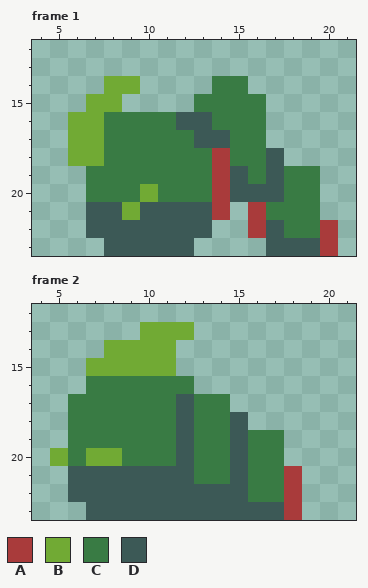
Edited in one commit: pixel-art file (res/crawler-hurt.ase). The picture above was drawn from the file before the commit.
24x24 pixels, 2 frames. Shown: frame 1: x 4..21, y 12..23; frame 2: x 4..21, y 12..23.
Palette (. is transparent): A #a93b3b  B #71aa34  C #397b44  D #3c5956
New version:
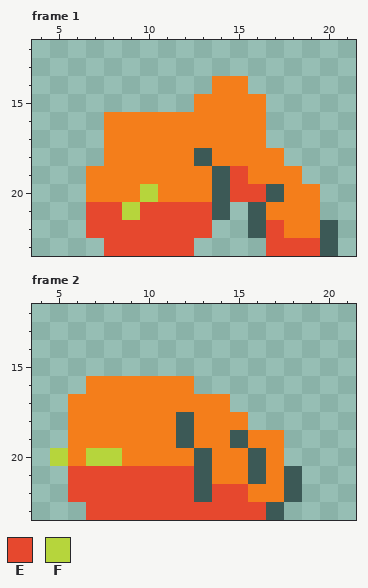
Colours new in this view: E #e6482e  F #b6d53c
Change:
{"colour":"C","old":"#397b44","new":"#f47e1b"}
{"where": "frame 1"}
{"frame":1,"y":14,"x":8,"old":"BB","new":".."}
{"frame":1,"y":15,"x":7,"old":"BB","new":".."}
{"frame":1,"y":16,"x":6,"old":"BB","new":".."}
{"frame":1,"y":16,"x":12,"old":"DD","new":"CC"}
{"frame":1,"y":17,"x":6,"old":"BB","new":".."}
{"frame":1,"y":17,"x":13,"old":"DD","new":"CC"}
{"frame":1,"y":18,"x":6,"old":"BB","new":".."}
{"frame":1,"y":18,"x":13,"old":"CA","new":"DC"}
{"frame":1,"y":18,"x":17,"old":"D","new":"C"}
{"frame":1,"y":19,"x":14,"old":"AD","new":"DE"}
{"frame":1,"y":19,"x":17,"old":"D","new":"C"}
{"frame":1,"y":19,"x":19,"old":"C","new":"."}
{"frame":1,"y":20,"x":10,"old":"B","new":"F"}
{"frame":1,"y":20,"x":14,"old":"ADD","new":"DEE"}
{"frame":1,"y":21,"x":7,"old":"DDBDDDDA","new":"EEFEEEED"}
{"frame":1,"y":21,"x":16,"old":"A","new":"D"}
{"frame":1,"y":22,"x":7,"old":"DDDDDDD","new":"EEEEEEE"}
{"frame":1,"y":22,"x":16,"old":"AD","new":"DE"}
{"frame":1,"y":22,"x":20,"old":"A","new":"D"}
{"frame":1,"y":23,"x":8,"old":"DDDDD","new":"EEEEE"}
{"frame":1,"y":23,"x":17,"old":"DDDA","new":"EEED"}
{"where": "frame 2"}
{"frame":2,"y":13,"x":10,"old":"BBB","new":"..."}
{"frame":2,"y":14,"x":8,"old":"BBBB","new":"...."}
{"frame":2,"y":15,"x":7,"old":"BBBBB","new":"....."}
{"frame":2,"y":17,"x":12,"old":"D","new":"C"}
{"frame":2,"y":18,"x":15,"old":"D","new":"C"}
{"frame":2,"y":20,"x":5,"old":"B","new":"F"}
{"frame":2,"y":20,"x":7,"old":"BB","new":"FF"}
{"frame":2,"y":20,"x":12,"old":"DC","new":"CD"}
{"frame":2,"y":20,"x":15,"old":"DC","new":"CD"}
{"frame":2,"y":21,"x":6,"old":"DDDDDDDC","new":"EEEEEEED"}
{"frame":2,"y":21,"x":15,"old":"DC","new":"CD"}
{"frame":2,"y":21,"x":18,"old":"A","new":"D"}
{"frame":2,"y":22,"x":6,"old":"DDDDDDD","new":"EEEEEEE"}
{"frame":2,"y":22,"x":14,"old":"DD","new":"EE"}
{"frame":2,"y":22,"x":18,"old":"A","new":"D"}
{"frame":2,"y":23,"x":7,"old":"DDDDDDDDDD","new":"EEEEEEEEEE"}
{"frame":2,"y":23,"x":18,"old":"A","new":"."}
{"label":"changed","picture_box":[68,76,338,256]}
{"label":"changed","picture_box":[50,322,302,520]}
